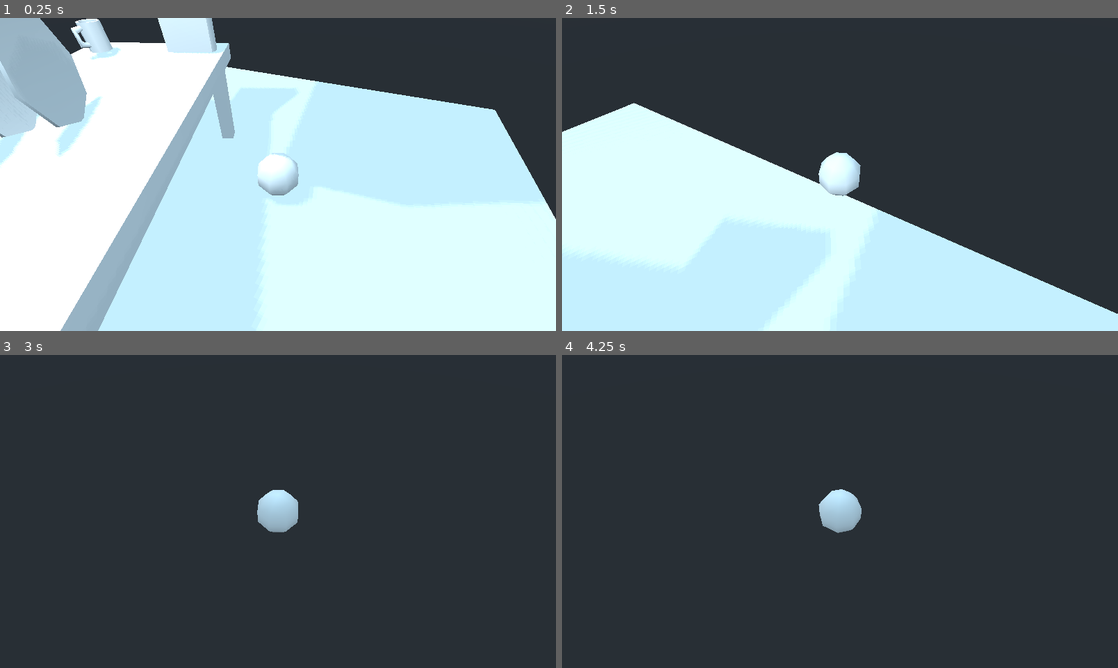
Above: before the commit, frames 1-4 (two rows, left to right).
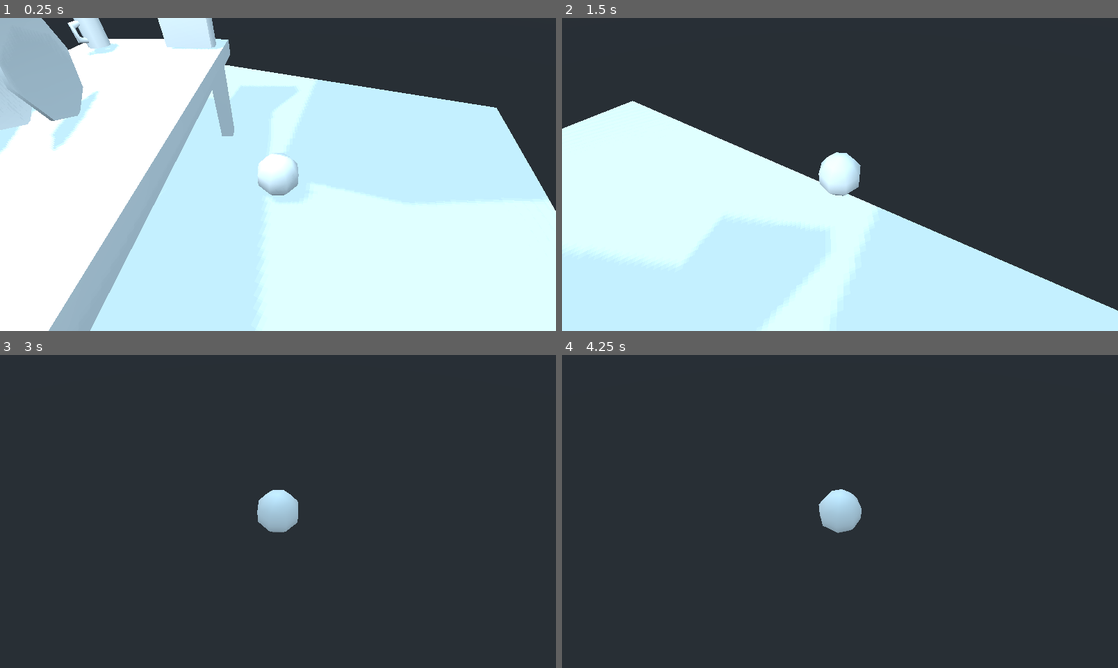
Above: after the commit, the same moments.

Repository: lethiandev/piper-the-cat
Game: Godot game, scene res://stages/playground/playground.tscn
Same seed, same stepped clock (60 frames per second), same inputs: the game is played once before the commit and once after it.
Inputs (mouse positions are in pixels of both pictures, inside the frame that each line leads up to):
- Up to frame 1 (0.25 s): no input
- Up to frame 2 (1.5 s): tap Enter (ui_accept) at 0.5, 0.77 s; move the mouse to (867, 174) at 0.52 s; hold W (move_forward) from 0.53 s (still down); move the mouse to (812, 174) at 1.27 s
- Up to frame 3 (3 s): keep holding W (move_forward); tap Enter (ui_accept) at 1.52, 2.75 s; move the mouse to (289, 505) at 2.02 s; move the mouse to (272, 517) at 2.77 s
- Up to frame 4 (4.25 s): keep holding W (move_forward); tap Enter (ui_accept) at 3.02, 3.5, 3.77 s; move the mouse to (878, 514) at 3.52 s

The runs differ from the first frame. In frame 1, 4.4% of the frame differs, in the area x 0-100%, y 0-100%; in frame 2, 0.8%; in frame 3, less than 0.1%; in frame 4, less than 0.1%.

Commit message:
Fix player collision shape radius

Diff:
--- a/src/player/player.tscn
+++ b/src/player/player.tscn
@@ -9,7 +9,7 @@
 rings = 4
 
 [sub_resource type="SphereShape" id=2]
-radius = 0.3
+radius = 0.25
 
 [node name="Player" type="KinematicBody"]
 script = ExtResource( 1 )
